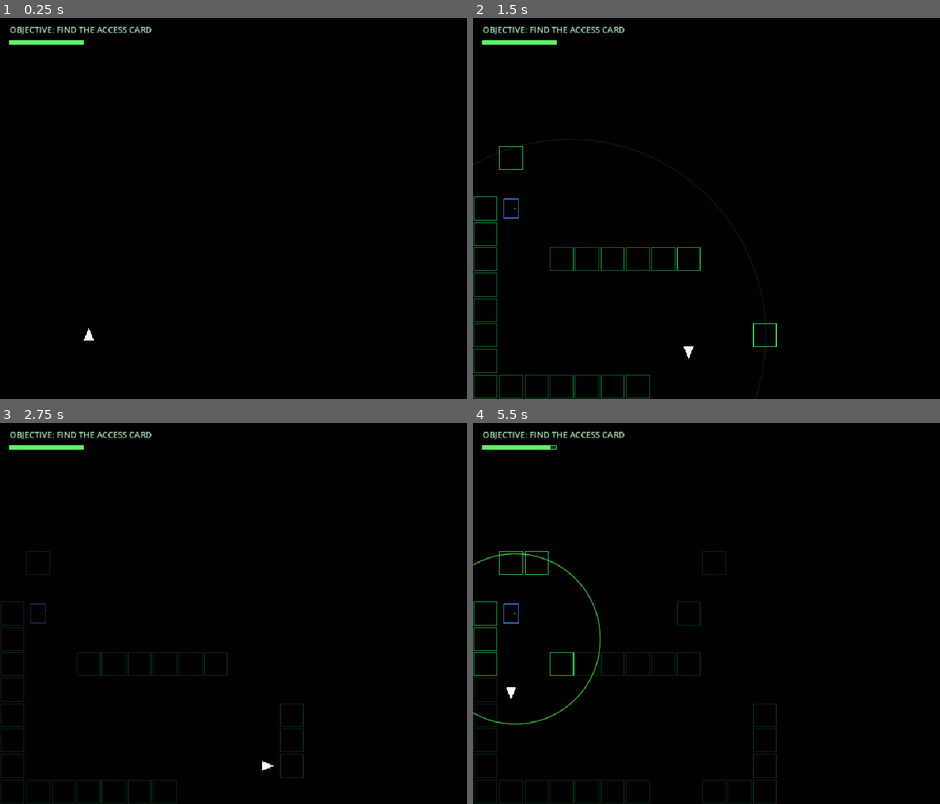
Above: before the commit, frames 1-4 (two rows, left to right).
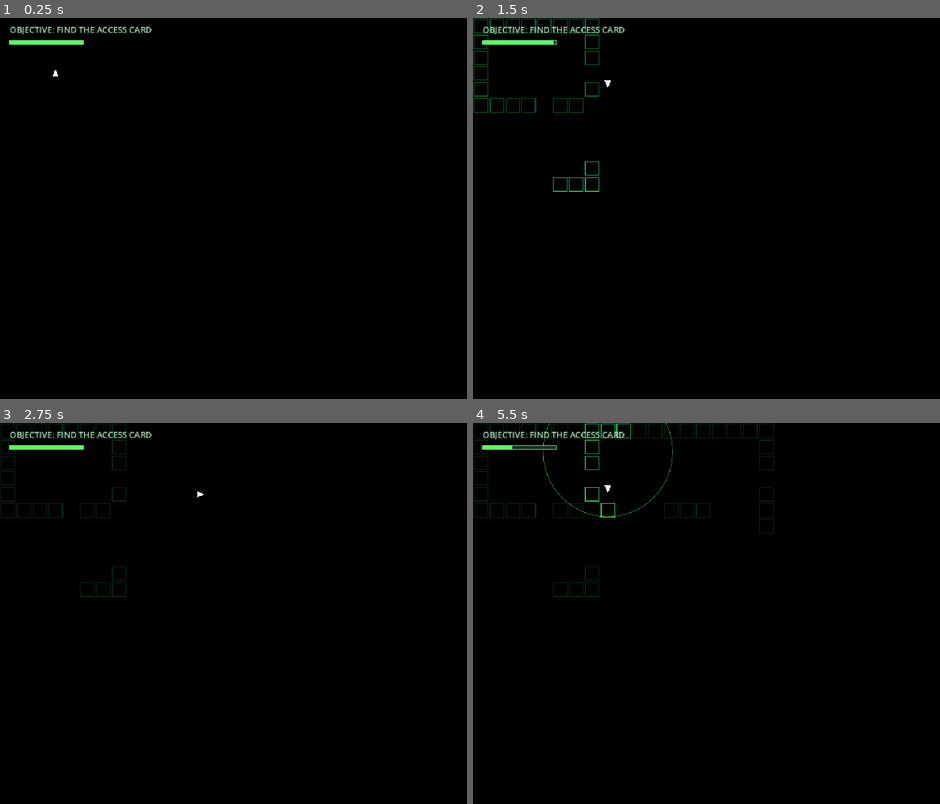
Above: after the commit, the same moments.

Repository: UnderstoodUseYourUsernameHere/Sonar
Game: Godot game, scene res://scenes/main.tscn
Two runs of this game, one before a commit and one after it. Both use one fixed random seed, a clock stepped at 60 frames per second and the inputs below.
Inputs (mouse positions are in pixels of both pictures, inside the frame that each line leads up to):
- Up to frame 1 (0.25 s): no input
- Up to frame 2 (1.5 s): tap Enter at 0.5 s; move the mouse to (837, 189) at 0.52 s; hold Right (move_right) 0.53-1.28 s; tap Space (ping) at 0.6 s; click (837, 189) at 0.67 s; move the mouse to (627, 227) at 1.27 s; hold S (move_down) from 1.28 s (still down); tap Alt at 1.35 s
- Up to frame 3 (2.75 s): move the mouse to (303, 529) at 2.02 s; release S (move_down) at 2.03 s; hold Right (move_right) from 2.03 s (still down); tap Shift at 2.1 s
- Up to frame 4 (5.5 s): tap R (restart) at 2.75 s; move the mouse to (701, 689) at 2.77 s; release Right (move_right) at 2.78 s; hold W (move_up) 2.78-3.53 s; tap Space (ping) at 2.85, 5.1 s; click (701, 689) at 2.92 s; move the mouse to (879, 670) at 3.52 s; hold Left (move_left) 3.53-5.03 s; tap Alt at 3.6 s; move the mouse to (575, 556) at 4.27 s; tap Shift at 4.35 s; move the mouse to (753, 613) at 5.02 s; hold S (move_down) from 5.03 s (still down); click (753, 613) at 5.17 s

The runs differ from the first frame. In frame 1, less than 0.1% of the frame differs, in the area x 11-21%, y 13-85%; in frame 2, 1.5%; in frame 3, 1.6%; in frame 4, 2.8%, in the area x 0-66%, y 0-100%.

Commit message:
Expand station to a 32x24 grid

Diff:
--- a/scripts/main.gd
+++ b/scripts/main.gd
@@ -1,16 +1,16 @@
 extends Node2D
 
-const TILE_SIZE: int = 48
+const TILE_SIZE: int = 30
 const MOVE_TIME_PER_TILE: float = 0.16
 
 const BACKGROUND_COLOR: Color = Color(0.0, 0.0, 0.0, 1.0)
 const WALL_COLOR: Color = Color(0.12, 0.90, 0.38, 1.0)
 const PLAYER_COLOR: Color = Color(0.96, 0.98, 1.0, 1.0)
 
-const PING_SPEED: float = 420.0 ## This is how fast the ring/circle grows
+const PING_SPEED: float = 320.0 ## This is how fast the ring/circle grows
 const PING_MAX_RADIUS: float = 8.5 * TILE_SIZE
-const PING_COOLDOWN: float = 0.4
-const PING_RING_WIDTH: float = 2.0
+const PING_COOLDOWN: float = 0.9
+const PING_RING_WIDTH: float = 1.0
 const PING_RING_COLOR: Color = Color(0.35, 1.0, 0.35, 1.0)
 
 const WALL_DIM_SEEN_ALPHA: float = 0.18 ## A wall thats been seen before never dims below this(its going to be an alpha, sigma oh my god!!!!)
@@ -19,7 +19,7 @@
 const MONSTER_CATCH_DISTANCE: float = TILE_SIZE * 0.30
 
 const MONSTER_ROAM_WAIT: float = 0.75
-const MONSTER_ROAM_MIN_DISTANCE: int = 4
+const MONSTER_ROAM_MIN_DISTANCE: int = 8
 const MONSTER_ROAM_ATTEMPTS: int = 40
 
 const MONSTER_HUNT_DURATION: float = 4.5
@@ -45,21 +45,30 @@
 const DEBUG_SHOW_MONSTER: bool = false
 
 const MAP_ROWS: Array[String] = [
-	"####################",
-	"#...........K......#",
-	"#..###.............#",
-	"#..#......#........#",
-	"#..#......#........#",
-	"##########.....#...#",
-	"#.......#.......#..#",
-	"#X......#..........#",
-	"#..............#...#",
-	"#..######..........#",
-	"#..............#...#",
-	"#..........#.......#",
-	"#..E.......#.......#",
-	"#..........#...M...#",
-	"####################"
+	"################################",
+	"#......#..........#............#",
+	"#......#..........#............#",
+	"#..E...........................#",
+	"#......#..........#............#",
+	"####.####..####...########.#####",
+	"#......#...####...#............#",
+	"#......#...####...#............#",
+	"#......#...####...#............#",
+	"#......#..........#.....X......#",
+	"##.#####..####....####.#########",
+	"#......#..####....#............#",
+	"#......#..####....#............#",
+	"#......#..####....#............#",
+	"#......#..........#............#",
+	"####.####.....#####.############",
+	"#......#......#....#...........#",
+	"#......#......#....#...........#",
+	"#......#......#................#",
+	"#......#......#....#.....K.....#",
+	"#..............#...#...........#",
+	"#......####.####...#...........#",
+	"#......................M.......#",
+	"################################"
 ]
 
 class SonarPulse:
